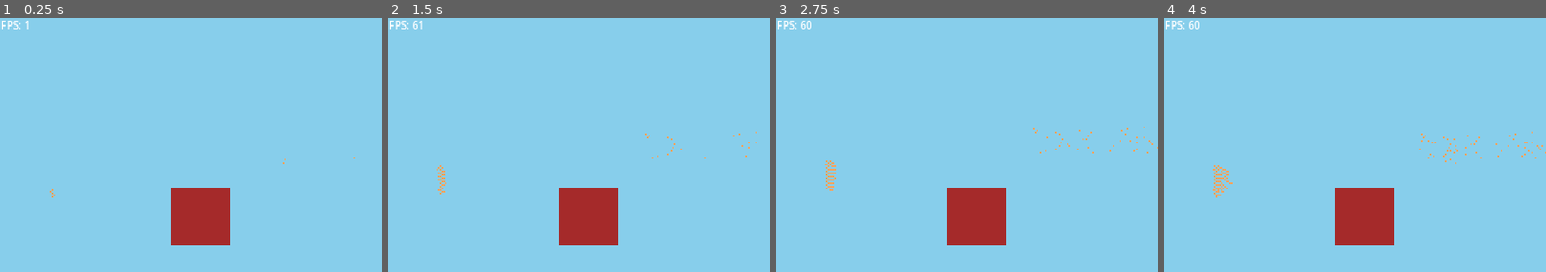
Above: before the commit, frames 1-4 (left to right).
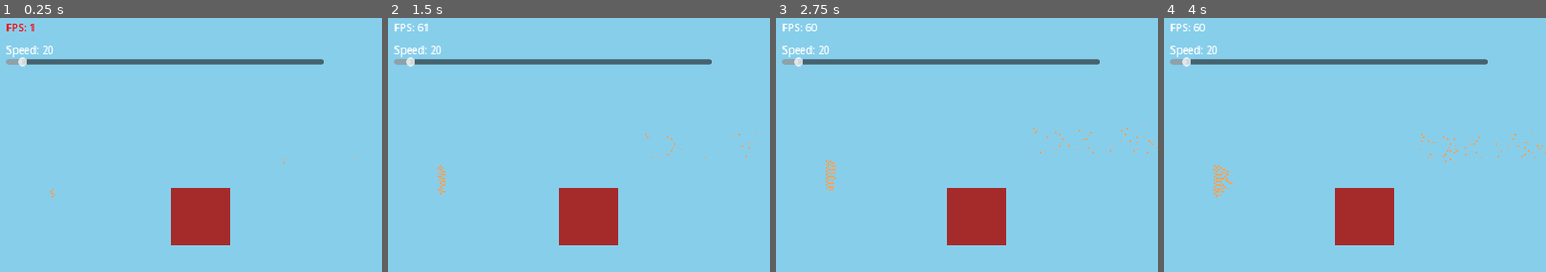
Above: after the commit, the same moments.

Repository: evhpwd/Feed-the-Dragons
Game: Godot game, scene res://Main.tscn
Same seed, same stepped clock (60 frames per second), same inputs: the game is played once before the commit and once after it.
Inputs (mouse positions are % of the whole screen's width and height, from its top left):
- Up to frame 1 (0.25 s): no input
- Up to frame 2 (1.5 s): tap Enter at 0.5 s; move the mouse to (72, 45) at 0.52 s; hold G (swap_gravity) 0.53-1.28 s; click (72, 45) at 0.67 s; move the mouse to (30, 55) at 1.27 s; tap G (swap_gravity) at 1.35 s; click (30, 55) at 1.42 s
- Up to frame 3 (2.75 s): move the mouse to (60, 28) at 2.02 s; hold G (swap_gravity) from 2.03 s (still down); click (60, 28) at 2.17 s
- Up to frame 4 (4 s): move the mouse to (45, 70) at 2.77 s; release G (swap_gravity) at 2.78 s; tap G (swap_gravity) at 2.85 s; click (45, 70) at 2.92 s; move the mouse to (80, 65) at 3.52 s; hold G (swap_gravity) from 3.53 s (still down); click (80, 65) at 3.67 s
The pictures show only the part of the screen within x 0-50%, y 0-50%; the shares and areas given below are measured in that part.

The runs differ from the first frame. In frame 1, 2.3% of the frame differs, in the area x 0-85%, y 1-20%; in frame 2, 2.3%; in frame 3, 2.3%; in frame 4, 2.3%.

Commit message:
Add physics debugging tools

Diff:
--- a/FPS.gd
+++ b/FPS.gd
@@ -1,4 +1,9 @@
 extends Label
 
 func _process(_delta):
-	set_text("FPS: %d" % Engine.get_frames_per_second())
+	var fps := Engine.get_frames_per_second()
+	if fps < 55:
+		set("theme_override_colors/font_color", Color.RED)
+	else:
+		set("theme_override_colors/font_color", Color.WHITE)
+	set_text("FPS: %d" % fps)
--- a/Main.tscn
+++ b/Main.tscn
@@ -1,8 +1,9 @@
-[gd_scene load_steps=4 format=3 uid="uid://chyvftimkqe5s"]
+[gd_scene load_steps=5 format=3 uid="uid://chyvftimkqe5s"]
 
 [ext_resource type="Script" path="res://Main.gd" id="1_pp28r"]
 [ext_resource type="Script" path="res://FPS.gd" id="2_0er0i"]
 [ext_resource type="Script" path="res://TempScore.gd" id="3_ehjx4"]
+[ext_resource type="Script" path="res://SpeedSlider.gd" id="4_dficb"]
 
 [node name="Main" type="Node2D"]
 script = ExtResource("1_pp28r")
@@ -12,8 +13,11 @@
 offset_bottom = 40.0
 
 [node name="FPS" type="Label" parent="."]
-offset_right = 40.0
-offset_bottom = 23.0
+offset_left = 8.0
+offset_top = 4.0
+offset_right = 62.0
+offset_bottom = 27.0
+text = "FPS: 60"
 script = ExtResource("2_0er0i")
 
 [node name="TempScore" type="Label" parent="."]
@@ -23,3 +27,21 @@
 offset_bottom = 563.0
 text = "0"
 script = ExtResource("3_ehjx4")
+
+[node name="SpeedSlider" type="Node2D" parent="."]
+position = Vector2(8, 39)
+script = ExtResource("4_dficb")
+
+[node name="Label" type="Label" parent="SpeedSlider"]
+offset_right = 40.0
+offset_bottom = 23.0
+text = "Speed: 20"
+
+[node name="HSlider" type="HSlider" parent="SpeedSlider"]
+offset_top = 22.0
+offset_right = 100.0
+offset_bottom = 38.0
+min_value = 1.0
+value = 1.0
+
+[connection signal="value_changed" from="SpeedSlider/HSlider" to="SpeedSlider" method="_on_slider_change"]
--- /dev/null
+++ b/SpeedSlider.gd
@@ -0,0 +1,19 @@
+extends Node2D
+
+const MIN_VALUE := 1
+const MAX_VALUE := 500
+@onready var slider: HSlider = $HSlider
+
+
+func _ready():
+	slider.value = float(Engine.physics_ticks_per_second)
+	slider.min_value = float(MIN_VALUE)
+	slider.max_value = float(MAX_VALUE)
+	slider.size.x = MAX_VALUE
+
+func _process(_delta):
+	var speed := Engine.physics_ticks_per_second
+	$Label.set_text("Speed: %d" % speed)
+
+func _on_slider_change(value: float):
+	Engine.physics_ticks_per_second = clamp(int(value), MIN_VALUE, MAX_VALUE)
